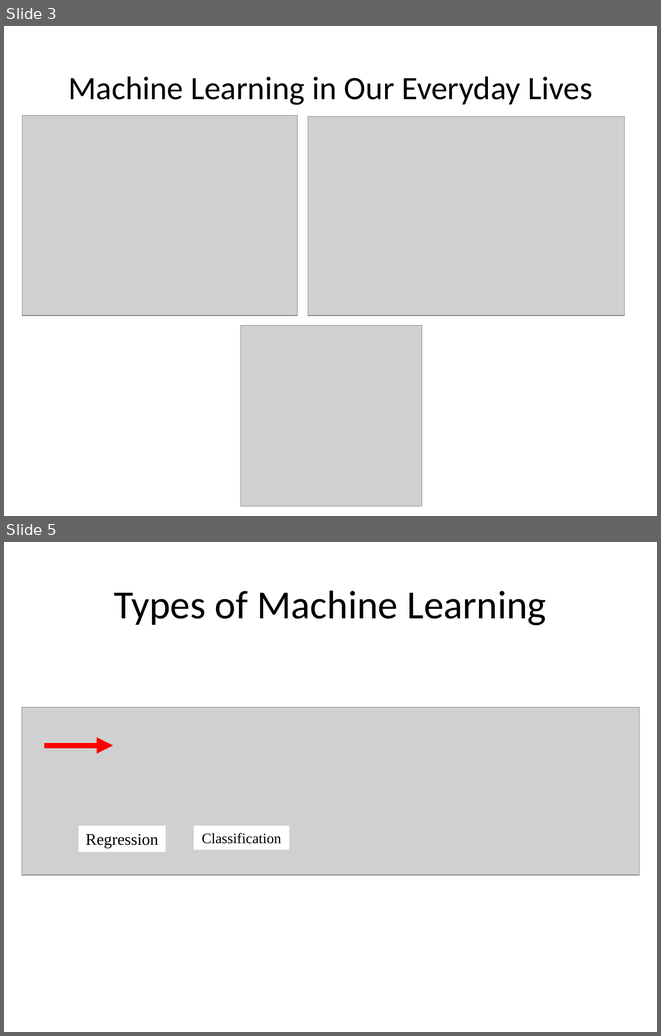
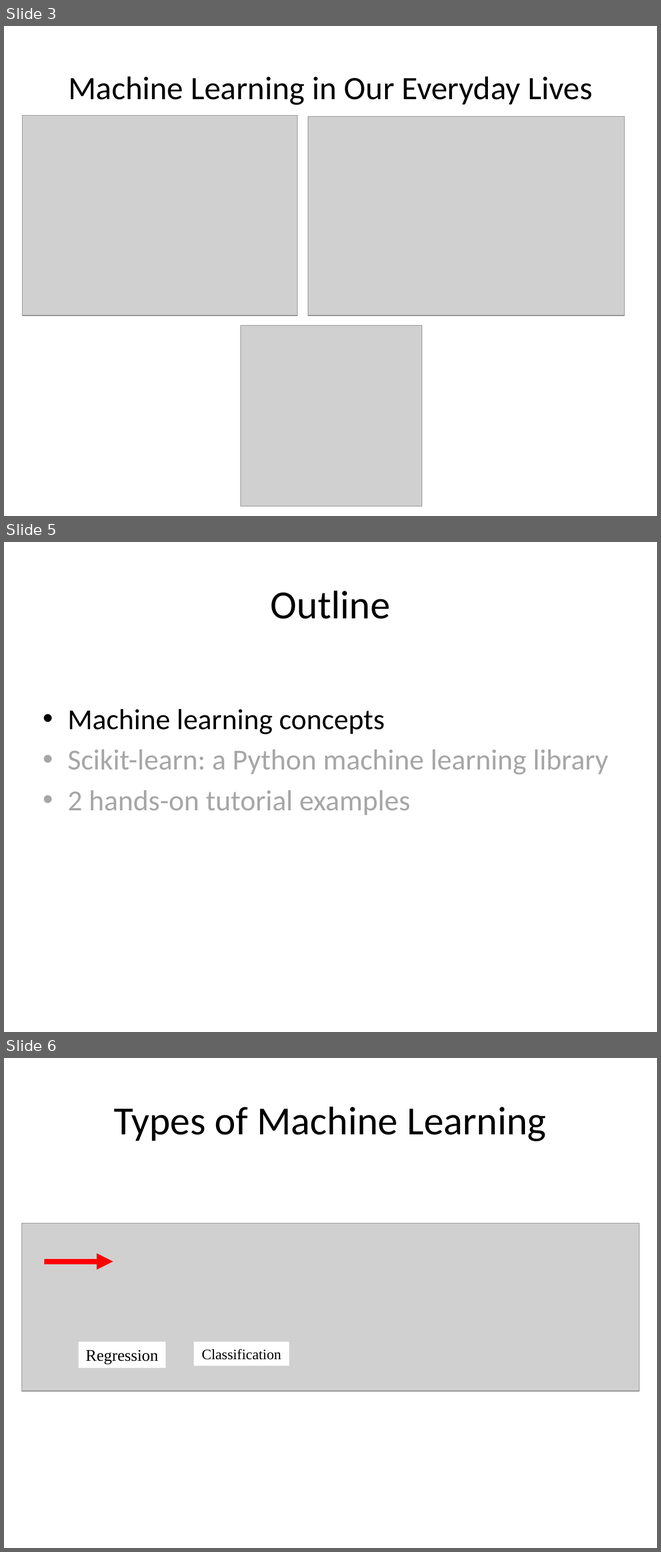
Before and after one commit to aloksharma1993/techfest-ml-tutorial, a slide deck: Techfest_ML.pptx. Shown one above the other, each under a label of ours: slides 3 and 5 before the commit, slides 3, 5 and 6 after it; the slides between them are not shown. The pictures are 661x1036 and 661x1552 pixels, drawn with LibreOffice and Linux fonts; fonts in the diff are those of the drawing; grey boxes stand for pictures. Boxes give left, top, right and bottom in pixels: in the first picture for what was removed or moved away, otherwise in the second. Text is boxed around its words. In the diff, an @@ line names an element or a change of style, - is before the commit and + after.

```diff
--- a/Techfest_ML.pptx
+++ b/Techfest_ML.pptx
@@ slide 5 added at [4,542,657,1032], background #FFFFFF @@
@@ title added at [271,590,390,619], 44 pt, text #000000 @@
+Outline
@@ text added at [68,709,608,815], 32 pt, text #A6A6A6 @@
+• Machine learning concepts
+• Scikit-learn: a Python machine learning library
+• 2 hands-on tutorial examples
@@ what was slide 5 is now slide 6 @@
```
Also in this commit, not shown: 5 slides changed, 1 slide removed.
